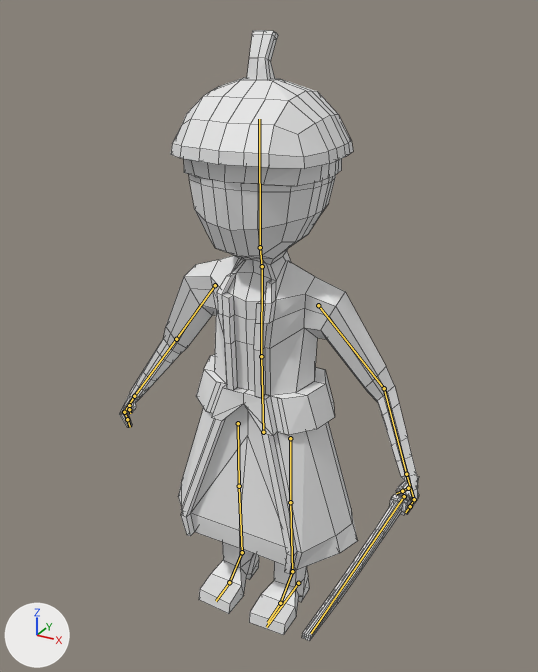
What one commit did to the Blender file Map/Assets/Models/Yamato_samurai/Yamato_samurai.blend.
One viewpoint serves both versions: a 50 mm camera at (8.91, -15.91, 16.53) aimed at (0.8, -1.16, 9.16). The lights are fixed; the arrows at lower left show +X, +Y and +Z. The bones that bend it are drawn over the model as lines. Mesh edges are drawn as thin lines.

In view in the first picture: 'Samurai'.
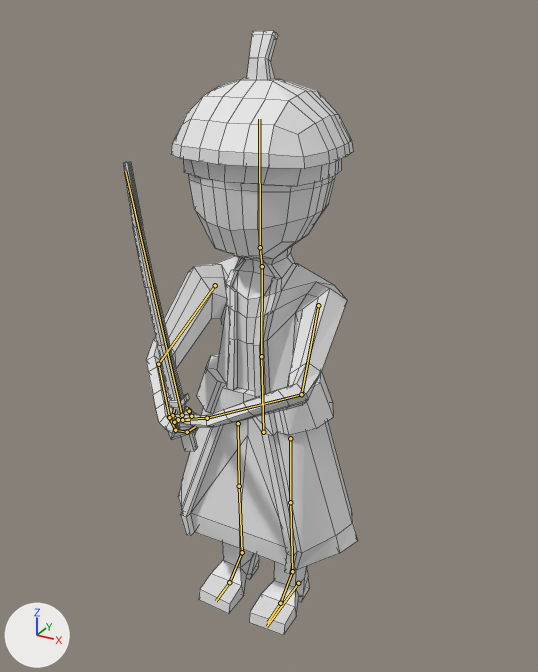
The newer file adds an action. The first version stands in its rest pose; the second is drawn at frame 0 of the action 'Yamato_samurai_attack'.

Changed parts and their boxes [x1, y1, x2, y2] in the pictures (538 x 672 px):
'Samurai', posed (22% narrower)
    before: [119, 30, 419, 641]
    after: [123, 30, 357, 635]
bone 'Brazo.L', root to tip
    before: (318, 305) to (384, 388)
    after: (318, 305) to (301, 394)
bone 'Antebrazo.L', root to tip
    before: (384, 388) to (406, 474)
    after: (301, 394) to (207, 418)
bone 'Mano.L', root to tip
    before: (406, 474) to (414, 499)
    after: (207, 418) to (178, 419)
bone 'Dedos1.L', root to tip
    before: (414, 499) to (410, 506)
    after: (178, 419) to (172, 415)
bone 'Dedos2.L', root to tip
    before: (410, 506) to (405, 512)
    after: (172, 415) to (174, 408)
bone 'Pulgar1.L', root to tip
    before: (408, 488) to (402, 491)
    after: (191, 416) to (189, 411)
bone 'Brazo.R', root to tip
    before: (215, 285) to (176, 339)
    after: (215, 285) to (158, 364)
bone 'Antebrazo.R', root to tip
    before: (176, 339) to (134, 396)
    after: (158, 364) to (169, 417)
bone 'Mano.R', root to tip
    before: (134, 396) to (124, 412)
    after: (169, 417) to (175, 430)
bone 'Dedos1.R', root to tip
    before: (124, 412) to (127, 419)
    after: (175, 430) to (187, 432)
bone 'Dedos2.R', root to tip
    before: (127, 419) to (130, 427)
    after: (187, 432) to (195, 426)
bone 'Pulgar1.R', root to tip
    before: (129, 405) to (129, 409)
    after: (174, 422) to (182, 420)

What the commit changed:
Bone 'Brazo.L' (bone_brazo_l) turns from (0, 0, 0) to (-15, -15, -63) degrees about its own x, y and z.
Bone 'Antebrazo.L' (bone_antebrazo_l) turns from (0, 0, 0) to (-22, -4, -29) degrees about its own x, y and z.
Bone 'Mano.L' (bone_mano_l) turns from (0, 0, 0) to (11, -11, -19) degrees about its own x, y and z.
Bone 'Dedos1.L' (bone_dedos1_l) turns from (0, 0, 0) to (21, -1, 8) degrees about its own x, y and z.
Bone 'Dedos2.L' (bone_dedos2_l) turns from (0, 0, 0) to (40, -3, 10) degrees about its own x, y and z.
Bone 'Pulgar1.L' (bone_pulgar1_l) turns from (0, 0, 0) to (-19, -2, -18) degrees about its own x, y and z.
Bone 'Brazo.R' (bone_brazo_r) turns from (0, 0, 0) to (-25, 7, 67) degrees about its own x, y and z.
Bone 'Antebrazo.R' (bone_antebrazo_r) turns from (0, 0, 0) to (-12, 1, 19) degrees about its own x, y and z.
Bone 'Mano.R' (bone_mano_r) turns from (0, 0, 0) to (11, 11, 19) degrees about its own x, y and z.
Bone 'Dedos1.R' (bone_dedos1_r) turns from (0, 0, 0) to (21, 1, -8) degrees about its own x, y and z.
Bone 'Dedos2.R' (bone_dedos2_r) turns from (0, 0, 0) to (40, 3, -10) degrees about its own x, y and z.
Bone 'Pulgar1.R' (bone_pulgar1_r) turns from (0, 0, 0) to (-19, 2, 18) degrees about its own x, y and z.
